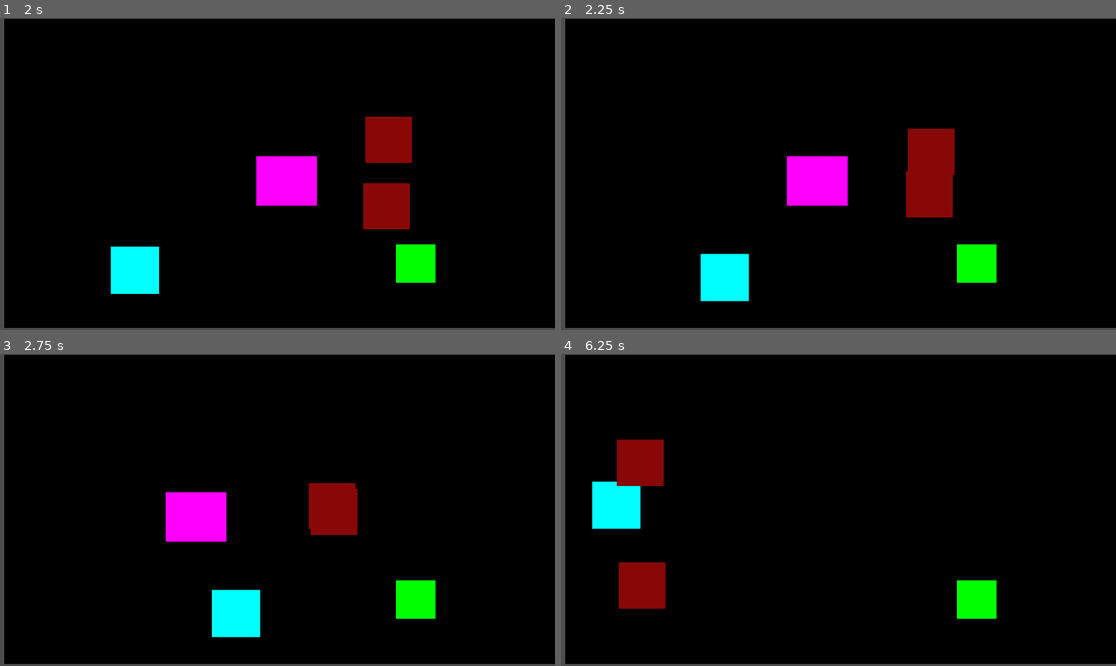
Above: before the commit, frames 1-4 (two rows, left to right).
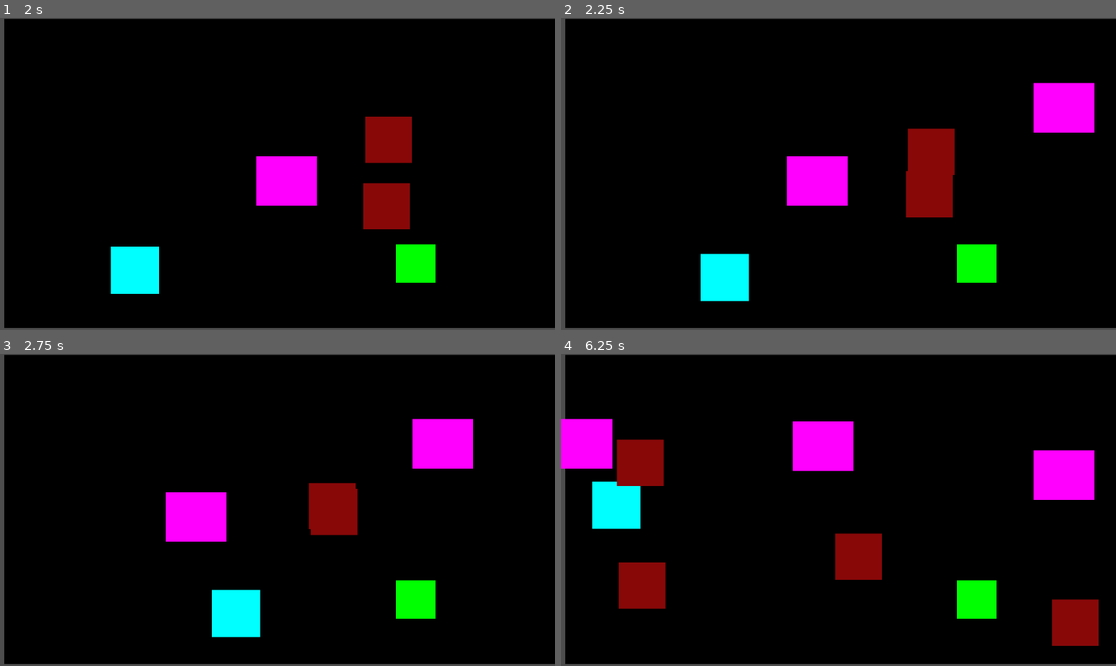
Above: after the commit, the same moments.

Repository: GitProjectAS/DOT-ESCAPE
Game: Godot game, scene res://Scenes/level.tscn
Two runs of this game, one before a commit and one after it. Both use one fixed random seed, a clock stepped at 60 frames per second and the inputs below.
Inputs:
- Up to frame 1 (2 s): hold Right (ui_right) 0.53-1.28 s; hold Down (ui_down) from 1.28 s (still down)
- Up to frame 2 (2.25 s): release Down (ui_down) at 2.03 s; hold Right (ui_right) from 2.03 s (still down)
- Up to frame 3 (2.75 s): keep holding Right (ui_right)
- Up to frame 4 (6.25 s): release Right (ui_right) at 2.78 s; hold Up (ui_up) 2.78-3.53 s; hold Left (ui_left) 3.53-5.03 s; hold Down (ui_down) 5.03-5.78 s; hold Right (ui_right) from 5.78 s (still down)

Frame 1 is identical in both runs. In frame 2, 1.8% of the frame differs, in the area x 85-97%, y 20-37%; in frame 3, 1.8%; in frame 4, 7.5%, in the area x 0-97%, y 20-94%.

Commit message:
spawning system

Diff:
--- a/dot-escape---godot-/Scenes/level.tscn
+++ b/dot-escape---godot-/Scenes/level.tscn
@@ -4,6 +4,8 @@
 [ext_resource type="PackedScene" uid="uid://dr8xm58ngdrdp" path="res://Scenes/enemy horizontal.tscn" id="2_k5f4k"]
 [ext_resource type="PackedScene" uid="uid://dtpbrgoxdawcg" path="res://Scenes/Vertical_enemy.tscn" id="3_6phgx"]
 [ext_resource type="PackedScene" uid="uid://dhhpj0uksvtxl" path="res://Scenes/goal.tscn" id="4_81xng"]
+[ext_resource type="Script" uid="uid://ds5rwtl2rdg1o" path="res://scripts/Horizontal_enemy_spawner.gd" id="5_wqkje"]
+[ext_resource type="Script" uid="uid://bxe6wjo6btiyr" path="res://scripts/vertical_enemy_spawner.gd" id="6_0f350"]
 
 [sub_resource type="RectangleShape2D" id="RectangleShape2D_tumq0"]
 size = Vector2(0, 644.5)
@@ -69,3 +71,22 @@
 
 [node name="Area2D2" parent="." unique_id=472797888 instance=ExtResource("4_81xng")]
 position = Vector2(860, 512)
+
+[node name="Node2D" type="Node2D" parent="." unique_id=781344243]
+script = ExtResource("5_wqkje")
+enemy_scene = ExtResource("2_k5f4k")
+
+[node name="Timer" type="Timer" parent="Node2D" unique_id=865021012]
+wait_time = 2.0
+autostart = true
+
+[node name="Node2D2" type="Node2D" parent="." unique_id=2064547506]
+script = ExtResource("6_0f350")
+vertical_enemy_scene = ExtResource("3_6phgx")
+
+[node name="Timer" type="Timer" parent="Node2D2" unique_id=1581692859]
+wait_time = 3.0
+autostart = true
+
+[connection signal="timeout" from="Node2D/Timer" to="Node2D" method="_on_timer_timeout"]
+[connection signal="timeout" from="Node2D2/Timer" to="Node2D2" method="_on_timer_timeout"]
--- /dev/null
+++ b/dot-escape---godot-/scripts/Horizontal_enemy_spawner.gd
@@ -0,0 +1,22 @@
+extends Node2D
+
+@export var enemy_scene: PackedScene
+# Called when the node enters the scene tree for the first time.
+func _ready() -> void:
+	pass # Replace with function body.
+
+
+# Called every frame. 'delta' is the elapsed time since the previous frame.
+func _process(delta: float) -> void:
+	pass
+
+
+func _on_timer_timeout() -> void:
+	var enemy = enemy_scene.instantiate()
+
+	enemy.position = Vector2(
+		1100,
+		randf_range(100, 500)
+	)
+
+	get_parent().add_child(enemy)
--- /dev/null
+++ b/dot-escape---godot-/scripts/vertical_enemy_spawner.gd
@@ -0,0 +1,28 @@
+extends Node2D
+
+@export var vertical_enemy_scene: PackedScene
+
+
+# Called when the node enters the scene tree for the first time.
+func _ready() -> void:
+	pass # Replace with function body.
+
+
+# Called every frame. 'delta' is the elapsed time since the previous frame.
+func _process(delta: float) -> void:
+	pass
+
+
+func _on_timer_timeout() -> void:
+	var enemy = vertical_enemy_scene.instantiate()
+
+	var spawn_y
+
+	if randi() % 2 == 0:
+		spawn_y = 100
+	else:
+		spawn_y = 580
+
+	enemy.position = Vector2(1100, spawn_y)
+
+	get_parent().add_child(enemy)
Not shown, added: dot-escape---godot-/scripts/Horizontal_enemy_spawner.gd.uid
Not shown, added: dot-escape---godot-/scripts/vertical_enemy_spawner.gd.uid
